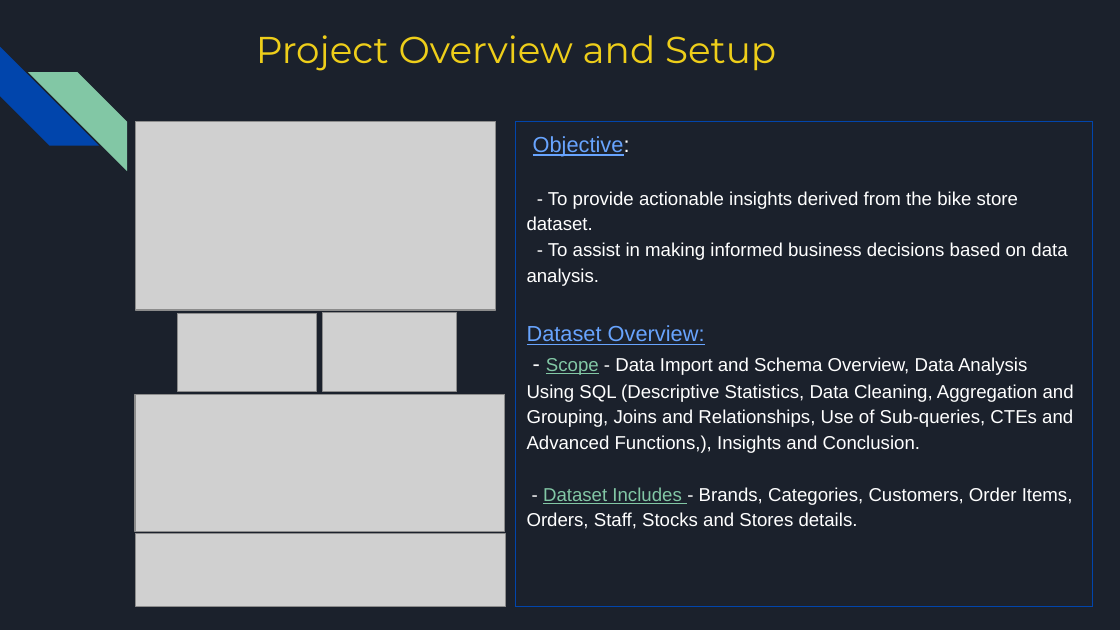
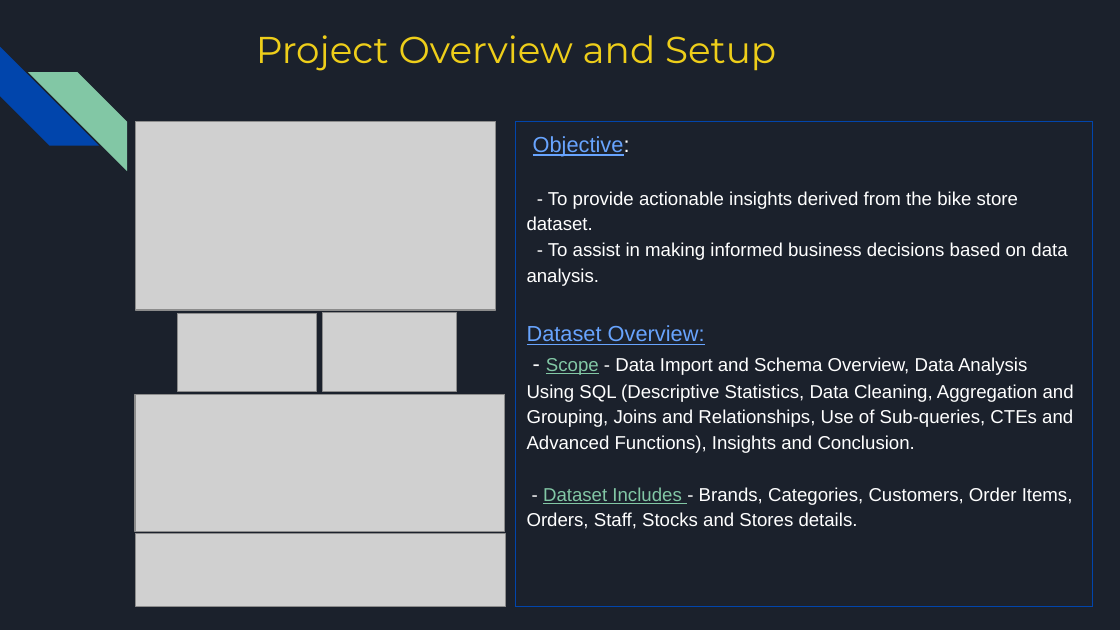
Before and after one commit to Manju-crz/sql_mini_project, a slide deck: slide 2 of Group 3 - Bike Store - SQL MiniProject Presentation.pptx. Drawn at 1120x630 pixels with LibreOffice and Linux fonts; fonts in the diff are those of the drawing; grey boxes stand for pictures. Boxes give left, top, right and bottom in pixels: in the first picture for what was removed or moved away, otherwise in the second. Text is boxed around its words. In the diff, an @@ line names an element or a change of style, - is before the commit and + after.

Commit message:
Updating latest PPT

```diff
--- a/Group 3 - Bike Store - SQL MiniProject Presentation.pptx
+++ b/Group 3 - Bike Store - SQL MiniProject Presentation.pptx
@@ text in rectangle at (527, 357, 1074, 453): text changed @@
-- Scope - Data Import and Schema Overview, Data Analysis Using SQL (Descriptive Statistics, Data Cleaning, Aggregation and Grouping, Joins and Relationships, Use of Sub-queries, CTEs and Advanced Functions,), Insights and Conclusion.
+- Scope - Data Import and Schema Overview, Data Analysis Using SQL (Descriptive Statistics, Data Cleaning, Aggregation and Grouping, Joins and Relationships, Use of Sub-queries, CTEs and Advanced Functions), Insights and Conclusion.
```
Also in this commit, not shown: 1 other slide changed.
